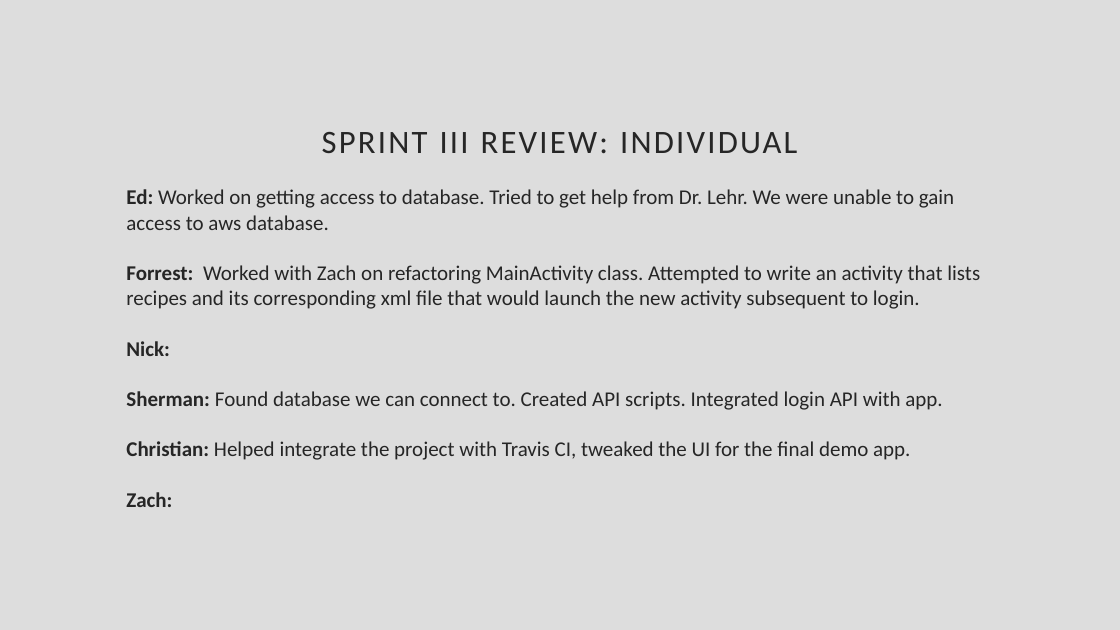
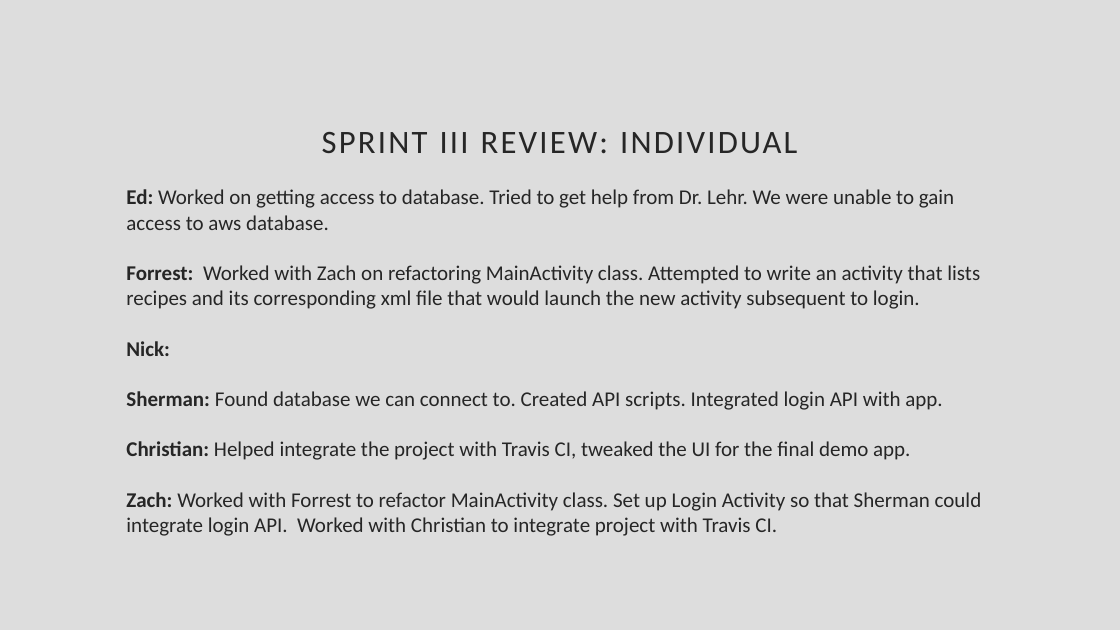
Before and after one commit to CiderCS3398/CS3398-Cider-S2017, a slide deck: slide 3 of Presentations/Sprint 3 Review.pptx. Drawn at 1120x630 pixels with LibreOffice and Linux fonts; fonts in the diff are those of the drawing. Boxes give left, top, right and bottom in pixels: in the first picture for what was removed or moved away, otherwise in the second. Text is boxed around its words. In the diff, an @@ line names an element or a change of style, - is before the commit and + after.

Commit message:
Zack's Portion of Retrospective

```diff
--- a/Presentations/Sprint 3 Review.pptx
+++ b/Presentations/Sprint 3 Review.pptx
@@ text at [126, 492, 982, 536]: text changed; bold off @@
-Zach:
+Zach: Worked with Forrest to refactor MainActivity class. Set up Login Activity so that Sherman could integrate login API. Worked with Christian to integrate project with Travis CI.
```
